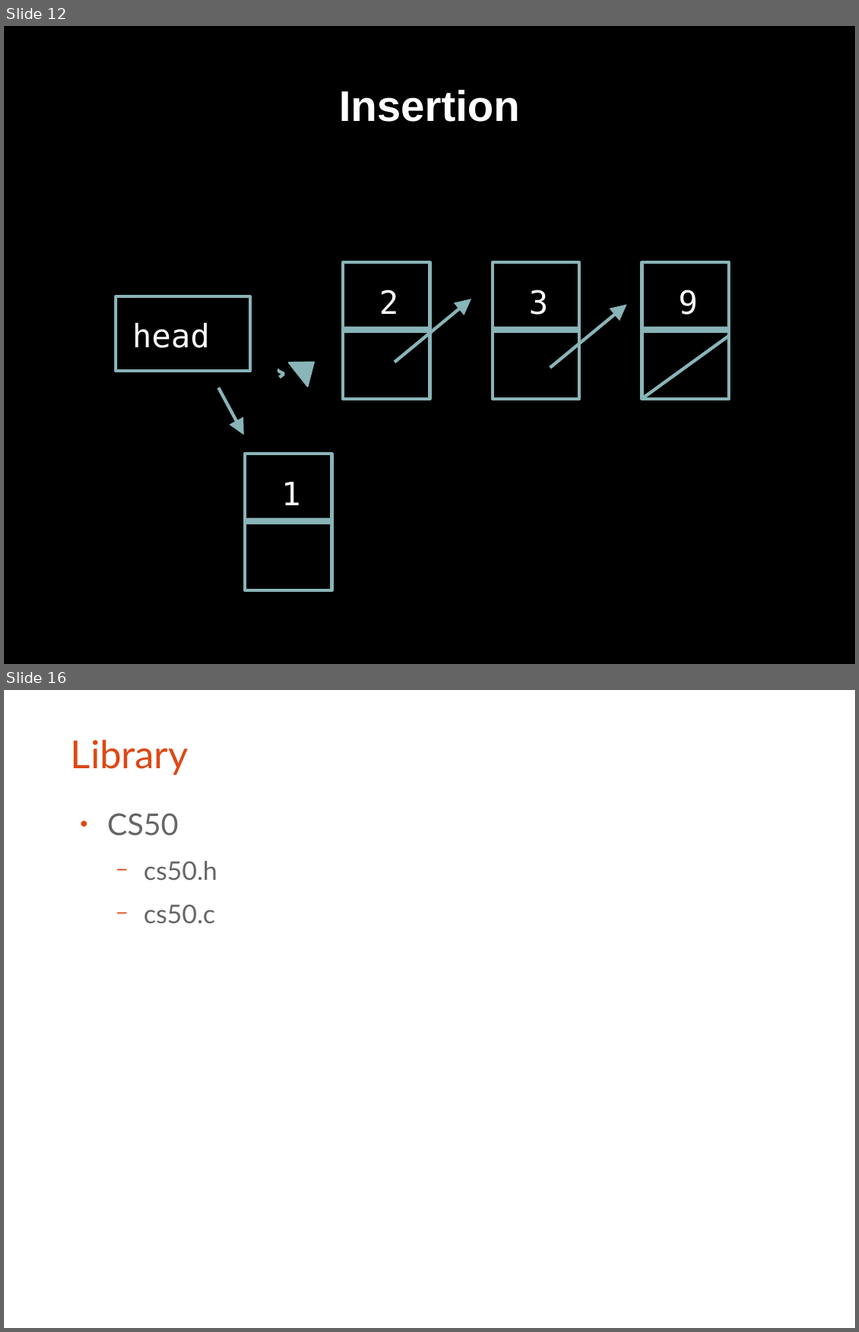
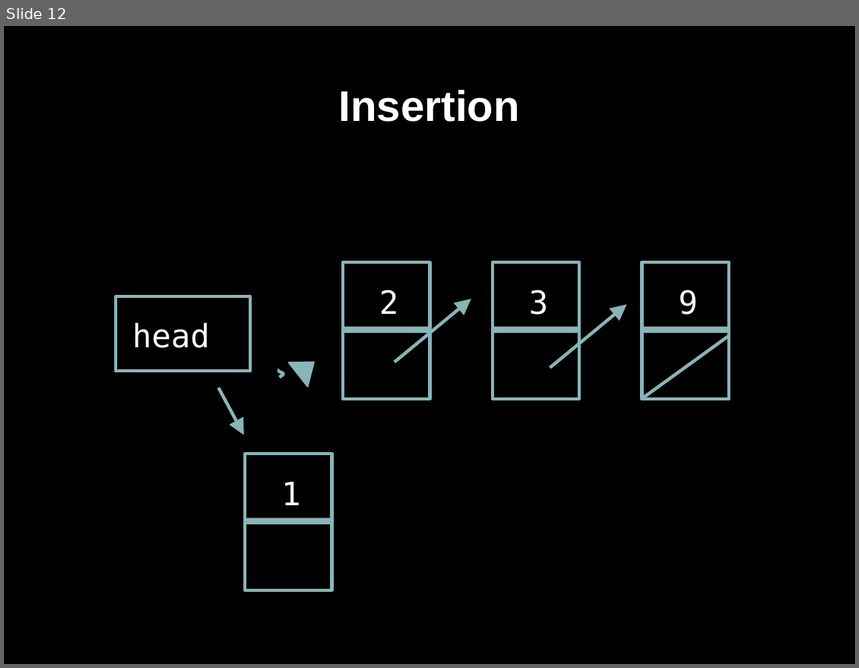
Before and after one commit to bagustris/prokom-tf, a slide deck: prokom6.odp. Shown one above the other, each under a label of ours: slides 12 and 16 before the commit, slide 12 after it; the slides between them are not shown. The pictures are 859x1332 and 859x668 pixels, drawn with LibreOffice and Linux fonts; fonts in the diff are those of the drawing. Boxes give left, top, right and bottom in pixels: in the first picture for what was removed or moved away, otherwise in the second. Text is boxed around its words. In the diff, an @@ line names an element or a change of style, - is before the commit and + after.

```diff
--- a/prokom6.odp
+++ b/prokom6.odp
@@ slide 16 removed at (x1=4, y1=690, x2=855, y2=1328), background #FFFFFF @@
@@ title removed at (x1=71, y1=739, x2=189, y2=775) @@
-Library
@@ text removed at (x1=107, y1=813, x2=218, y2=923) @@
-● CS50
-  − cs50.h
-  − cs50.c
```
Also in this commit, not shown: 7 slides changed, 32 slides added, 8 other files.
